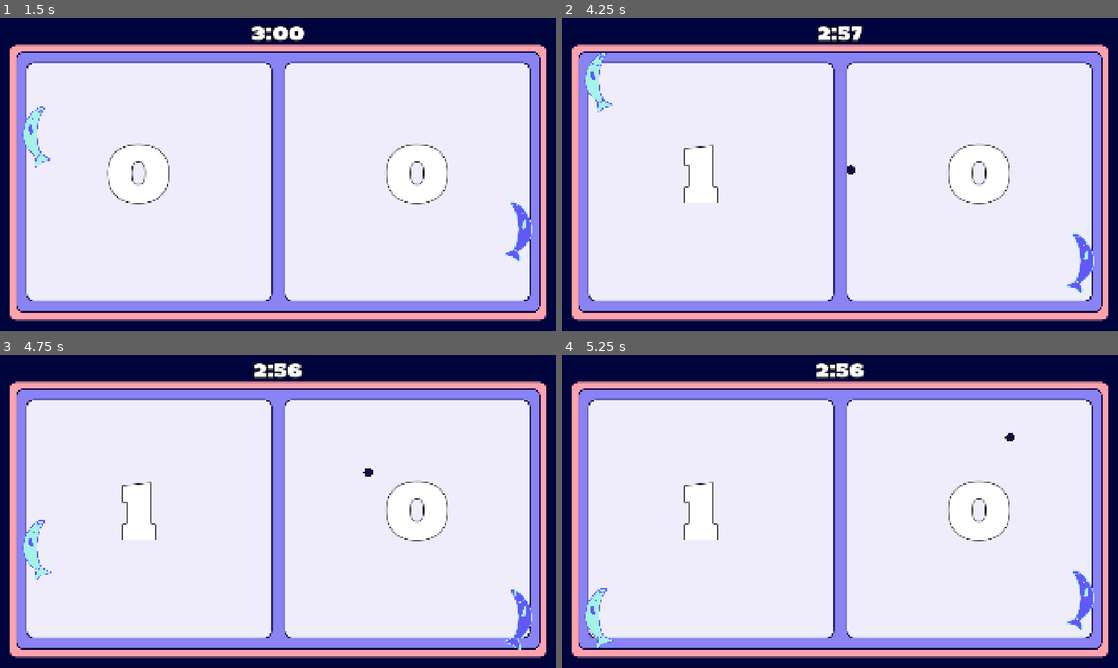
Above: before the commit, frames 1-4 (two rows, left to right).
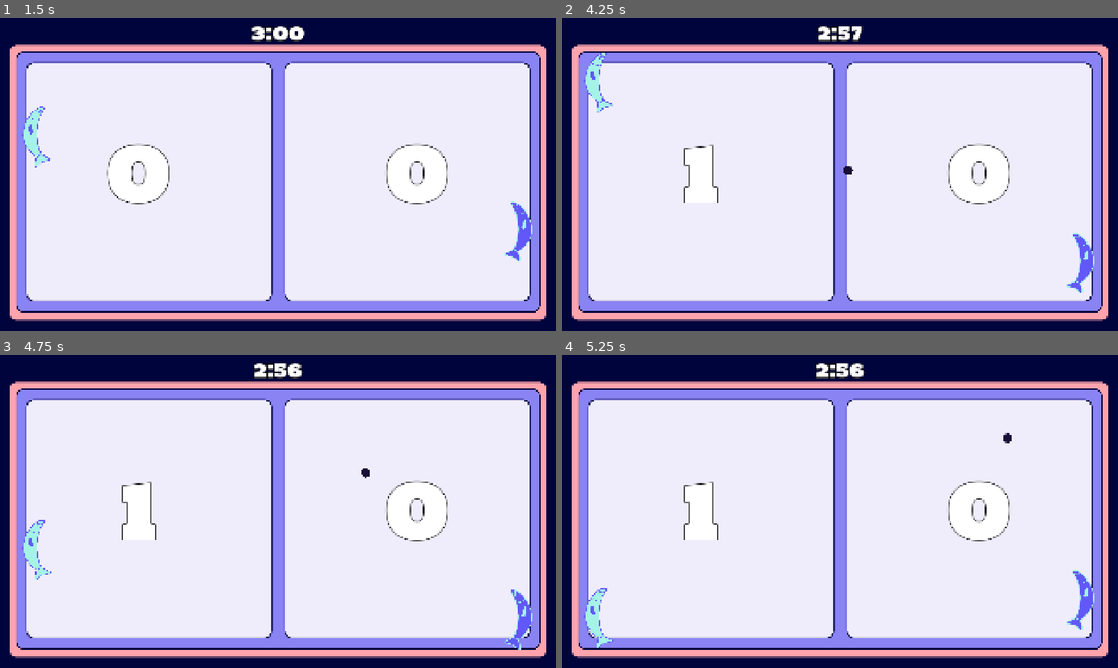
Above: after the commit, the same moments.

Repository: Jurinich/GDSG-WS-semester-project
Game: Godot game, scene res://scenes/main_menu.tscn
Two runs of this game, one before a commit and one after it. Both use one fixed random seed, a clock stepped at 60 frames per second and the inputs below.
Inputs (mouse positions are in pixels of both pictures, inside the frame that each line leads up to):
- Up to frame 1 (1.5 s): click "Start Game" at 0.5 s; tap Enter at 1.25 s; move the mouse to (400, 158) at 1.27 s; hold W (upP1) from 1.28 s (still down); hold Down (downP2) from 1.28 s (still down)
- Up to frame 2 (4.25 s): move the mouse to (728, 190) at 2.02 s; release W (upP1) at 2.03 s; release Down (downP2) at 2.03 s; hold S (downP1) 2.03-2.78 s; tap Up (upP2) at 2.1, 3.6 s; move the mouse to (895, 105) at 2.77 s; hold Down (downP2) 2.78-3.53 s; hold W (upP1) from 2.78 s (still down); move the mouse to (812, 237) at 3.52 s
- Up to frame 3 (4.75 s): move the mouse to (444, 558) at 4.27 s; release W (upP1) at 4.28 s; hold S (downP1) from 4.28 s (still down); hold Down (downP2) from 4.28 s (still down)
- Up to frame 4 (5.25 s): keep holding S (downP1); move the mouse to (673, 464) at 5.02 s; release Down (downP2) at 5.03 s; tap Up (upP2) at 5.1 s

Frame 1 is identical in both runs. In frame 2, less than 0.1% of the frame differs, in the area x 50-53%, y 46-50%; in frame 3, less than 0.1%; in frame 4, less than 0.1%, in the area x 79-82%, y 24-29%.

Commit message:
Ball limit, spawn speed fix, pickup toggle for all/single ball

Diff:
--- a/gdsg-semester-project-w-2025-/scripts/GameManager.gd
+++ b/gdsg-semester-project-w-2025-/scripts/GameManager.gd
@@ -1,6 +1,7 @@
 extends Node
 
 var max_score: int = -1
+var ball_limit: int = 20;
 
 var left_player_score: int = 0
 var right_player_score: int = 0
@@ -53,3 +54,9 @@
 func _unhandled_input(event):
 	if event.is_action_pressed("Quit"):
 		get_tree().quit()
+
+
+func can_spawn_more() -> bool:
+	var current_ball_count = get_tree().get_nodes_in_group("balls").size()
+	print("balls ", current_ball_count)
+	return current_ball_count < ball_limit
--- a/gdsg-semester-project-w-2025-/scripts/ball.gd
+++ b/gdsg-semester-project-w-2025-/scripts/ball.gd
@@ -11,10 +11,10 @@
 
 @onready var sprite: Sprite2D = $Sprite2D
 @onready var collision_shape: CollisionShape2D = $CollisionShape2D
-@onready var border_sound: AudioStreamPlayer = $"../../border sound"
-@onready var fish_paddle_sound: AudioStreamPlayer = $"../../fish paddle sound"
+@onready var border_sound: AudioStreamPlayer = $"../border sound"
+@onready var fish_paddle_sound: AudioStreamPlayer = $"../fish paddle sound"
 
-@onready var player_1: CharacterBody2D = $"../../Player1"
+@onready var player_1: CharacterBody2D = $"../Player1"
 
 
 
@@ -36,7 +36,7 @@
 	velocity = Vector2(direction, randf_range(-0.5, 0.5)).normalized() * current_speed
 
 func _physics_process(delta: float) -> void:
-	if current_speed > BASE_SPEED:
+	if current_speed != BASE_SPEED:
 		current_speed = move_toward(current_speed, BASE_SPEED, SPEED_DECAY * delta)
 	velocity = velocity.normalized() * current_speed
 
@@ -52,7 +52,7 @@
 			if collider is CharacterBody2D:
 				fish_paddle_sound.play()
 				last_hit_by = collider
-			velocity = velocity.normalized() * BASE_SPEED
+
 
 func paw_hit(new_direction: Vector2, boost_amount: float):
 	velocity = new_direction.normalized()
--- a/gdsg-semester-project-w-2025-/scripts/ball_spawner.gd
+++ b/gdsg-semester-project-w-2025-/scripts/ball_spawner.gd
@@ -3,6 +3,7 @@
 
 @export var ball_scene : PackedScene
 @export var spawn_position: Vector2
+@export var split_all_balls: bool = false
 @onready var player_1: CharacterBody2D = $"../Player1"
 
 func _ready():
@@ -15,43 +16,50 @@
 	start()
 
 func spawn_ball():
-	var ball = ball_scene.instantiate()
-	ball.global_position = spawn_position
-	call_deferred("add_child", ball)
-	print("spawned a new ball")
+	if GameManager.can_spawn_more():
+		var ball = ball_scene.instantiate()
+		ball.global_position = spawn_position
+		get_parent().add_child.call_deferred(ball)
+	else:
+		print("Spawn blocked: Ball limit reached.")
 
 func split_ball(target_ball: Ball, split_amount: int):
 	if not is_instance_valid(target_ball):
 		return
 
-	var fast_speed = max(target_ball.current_speed, target_ball.BASE_SPEED)
-	var slow_speed = fast_speed * 0.5
 	var angle_step = (2 * PI) / split_amount
 	var random_offset = randf_range(0, 2 * PI)
-	var newly_split_balls = []
 	var current_size = target_ball.sprite.scale.x
 
+	var starting_slow_speed = 150.0
+
+	var current_count = get_tree().get_nodes_in_group("balls").size()
+
 	for i in range(split_amount):
-		var current_angle = random_offset + (i * angle_step)
-		var new_direction = Vector2(cos(current_angle), sin(current_angle))
 		var ball_to_modify: Ball
 
 		if i == 0:
 			ball_to_modify = target_ball
 		else:
-			ball_to_modify = ball_scene.instantiate()
-			ball_to_modify.is_split_spawn = true
-			ball_to_modify.global_position = target_ball.global_position
-			ball_to_modify.size_multiplier = current_size
-			call_deferred("add_child", ball_to_modify)
+			if current_count < GameManager.ball_limit:
+				ball_to_modify = ball_scene.instantiate()
+				ball_to_modify.is_split_spawn = true
+				ball_to_modify.global_position = target_ball.global_position
+				ball_to_modify.size_multiplier = current_size
 
-		ball_to_modify.velocity = new_direction
-		ball_to_modify.current_speed = slow_speed
-		newly_split_balls.append(ball_to_modify)
+				get_parent().add_child(ball_to_modify)
+				current_count += 1
+			else:
+				break
 
+		var current_angle = random_offset + (i * angle_step)
+		var direction = Vector2(cos(current_angle), sin(current_angle))
+
+		ball_to_modify.velocity = Vector2(cos(current_angle), sin(current_angle))
+		ball_to_modify.current_speed = starting_slow_speed
+
+
+func apply_speed_boost_deferred(ball: Ball, target_speed: float):
 	await get_tree().create_timer(0.5).timeout
-
-	for ball in newly_split_balls:
-		if is_instance_valid(ball):
-			if ball.current_speed < fast_speed:
-				ball.current_speed = fast_speed
+	if is_instance_valid(ball):
+		ball.current_speed = target_speed
--- a/gdsg-semester-project-w-2025-/scripts/items/bigger_balls.gd
+++ b/gdsg-semester-project-w-2025-/scripts/items/bigger_balls.gd
@@ -1,5 +1,5 @@
 extends Node
 
-func apply_effect(player: CharacterBody2D):
+func apply_effect(player: CharacterBody2D, triggering_ball: Ball = null):
 	print(player.name, " used the Bigger Balls")
 	get_tree().call_group("balls", "scale_ball", 1.5)
--- a/gdsg-semester-project-w-2025-/scripts/items/collectible_item.gd
+++ b/gdsg-semester-project-w-2025-/scripts/items/collectible_item.gd
@@ -34,6 +34,6 @@
 			if not was_picked_up:
 				print("test2")
 				print(player.name, " inventory is full -> auto-use item")
-				inventory.activate_powerup(item_data)
+				inventory.activate_powerup(item_data, body)
 
 			queue_free()
--- a/gdsg-semester-project-w-2025-/scripts/items/inventory.gd
+++ b/gdsg-semester-project-w-2025-/scripts/items/inventory.gd
@@ -27,7 +27,7 @@
 func cycle_item() -> void:
 	pass
 
-func use_item() -> void:
+func use_item(triggering_ball: Ball = null) -> void:
 	if items.size() > 0 and selected_index < items.size():
 		var item_to_use = items[selected_index]
 
@@ -40,7 +40,7 @@
 		elif items.size() == 0:
 			selected_index = 0
 
-func activate_powerup(item: ItemData) -> void:
+func activate_powerup(item: ItemData, triggering_ball: Ball = null) -> void:
 	if item.power_up_effect.is_empty():
 		return
 	var effects_hub = get_tree().get_first_node_in_group("item_effects")
@@ -48,7 +48,7 @@
 	if effects_hub != null:
 		var effect_node = effects_hub.get_node_or_null(item.power_up_effect)
 		if effect_node and effect_node.has_method("apply_effect"):
-			effect_node.apply_effect(get_parent())
+			effect_node.apply_effect(get_parent(), triggering_ball)
 			powerup_use.play()
 		else:
 			print("no '", item.power_up_effect, "' or no apply_effect method.")
--- a/gdsg-semester-project-w-2025-/scripts/items/paw_frenzy.gd
+++ b/gdsg-semester-project-w-2025-/scripts/items/paw_frenzy.gd
@@ -1,6 +1,6 @@
 extends Node
 
-func apply_effect(player: CharacterBody2D):
+func apply_effect(player: CharacterBody2D, triggering_ball: Ball = null):
 	print(player.name, " used the Paw Frenzy")
 	var spawner = get_tree().get_first_node_in_group("kitten_spawner")
 	if spawner and spawner.has_method("activate_frenzy"):
--- a/gdsg-semester-project-w-2025-/scripts/items/smaller_balls.gd
+++ b/gdsg-semester-project-w-2025-/scripts/items/smaller_balls.gd
@@ -1,5 +1,5 @@
 extends Node
 
-func apply_effect(player: CharacterBody2D):
+func apply_effect(player: CharacterBody2D, triggering_ball: Ball = null):
 	print(player.name, " used the Smaller Balls")
 	get_tree().call_group("balls", "scale_ball", 0.66)
--- a/gdsg-semester-project-w-2025-/scripts/items/split_ball.gd
+++ b/gdsg-semester-project-w-2025-/scripts/items/split_ball.gd
@@ -1,13 +1,15 @@
 extends Node
 
+@export var split_all_balls: bool = false
 @export var split_amount: int = 3
 
-func apply_effect(player: CharacterBody2D):
-	print(player.name, " used Split Ball x", split_amount)
+func apply_effect(player: CharacterBody2D, triggering_ball: Ball = null):
+	var spawner = get_tree().get_first_node_in_group("ball_spawner")
+	if not spawner: return
 
-	var spawner = get_tree().get_first_node_in_group("ball_spawner")
-	var active_balls = get_tree().get_nodes_in_group("balls")
-
-	if spawner and active_balls.size() > 0:
+	if split_all_balls:
+		var active_balls = get_tree().get_nodes_in_group("balls")
 		for ball in active_balls:
 			spawner.split_ball(ball, split_amount)
+	elif triggering_ball != null:
+		spawner.split_ball(triggering_ball, split_amount)
